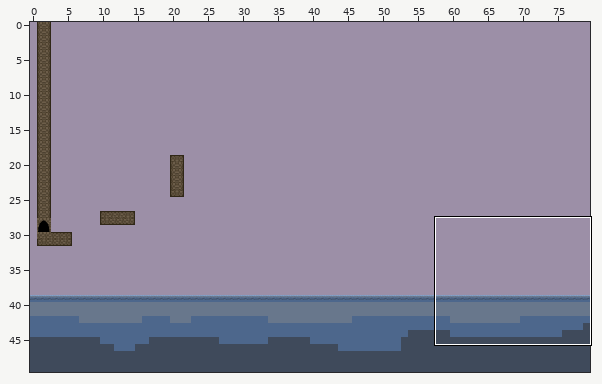
A Tiled map (JSON) gets an edit: assets/tilemaps/key01.json. Above, an overview of the earlier version with the close-up marked.
Close-up. As it was:
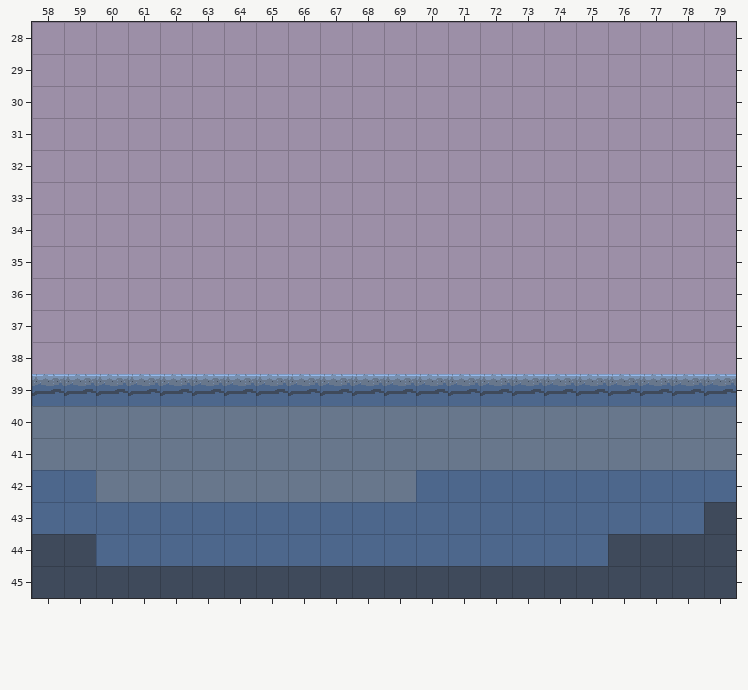
Cells are 32x32 px. Shown: x 58..79, y 28..45. The commit also changed other parts of the map, which this record leaves out.
And afterwards:
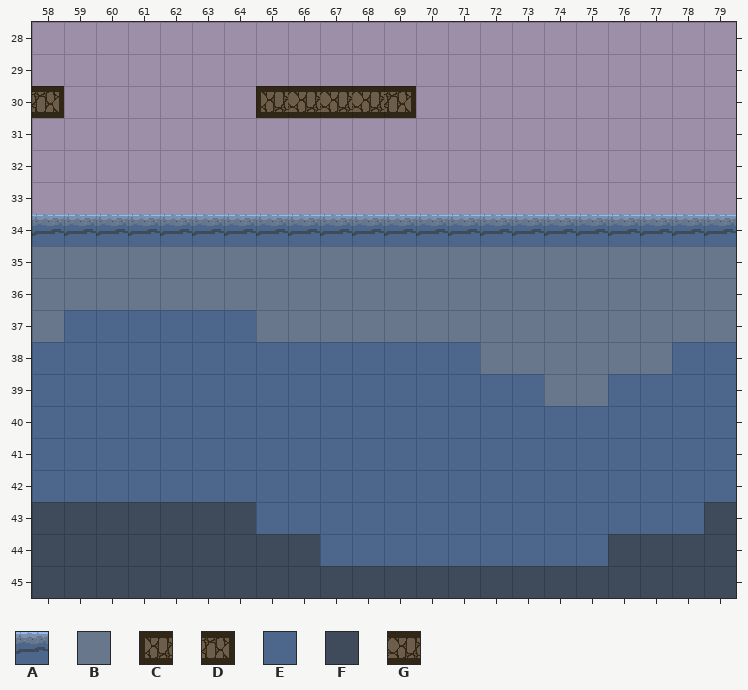
Key: from "tilesetcolor": A 2, B 3, C 4 turned 270, D 4 turned 90, E 9, F 10, G 28 turned 270.
_ is an empty cell.
Change:
Layer "Collision":
y 30: x 58 _ -> D; x 65..69 _____ -> CGGGD
Layer "Lava":
y 34: x 58..79 ______________________ -> AAAAAAAAAAAAAAAAAAAAAA
y 35..36: x 58..79 ______________________ -> BBBBBBBBBBBBBBBBBBBBBB
y 37: x 58..79 ______________________ -> BEEEEEEBBBBBBBBBBBBBBB
y 38: x 58..79 ______________________ -> EEEEEEEEEEEEEEBBBBBBEE
y 39: x 58..79 AAAAAAAAAAAAAAAAAAAAAA -> EEEEEEEEEEEEEEEEBBEEEE
y 40..41: x 58..79 BBBBBBBBBBBBBBBBBBBBBB -> EEEEEEEEEEEEEEEEEEEEEE
y 42: x 60..69 BBBBBBBBBB -> EEEEEEEEEE
y 43: x 58..64 EEEEEEE -> FFFFFFF
y 44: x 60..66 EEEEEEE -> FFFFFFF
